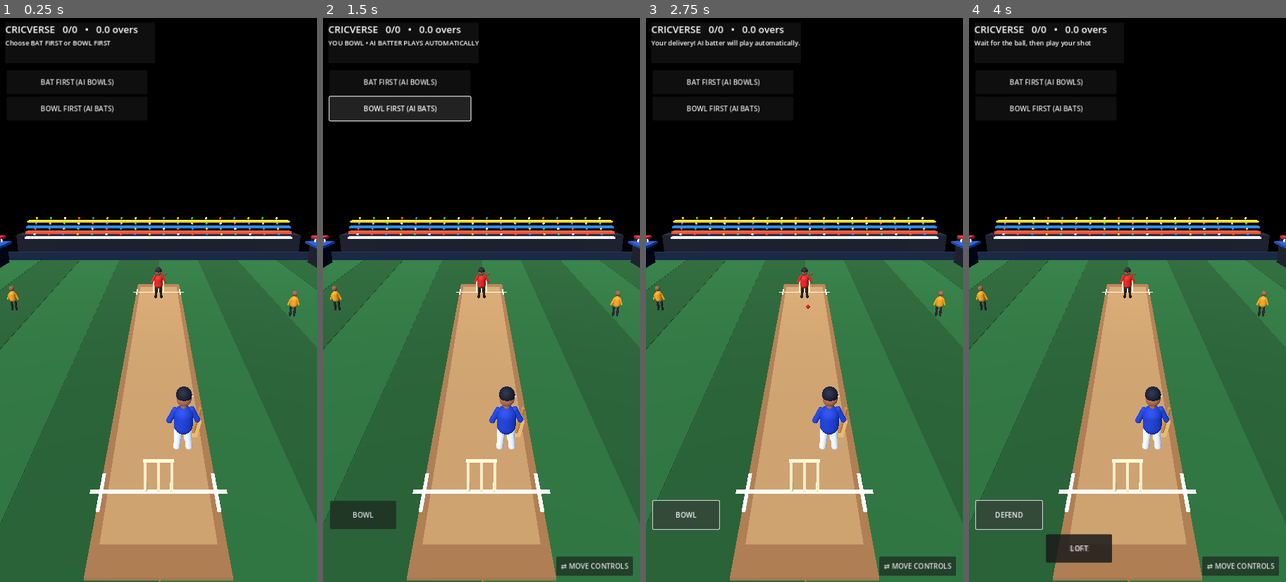
Above: before the commit, frames 1-4 (left to right).
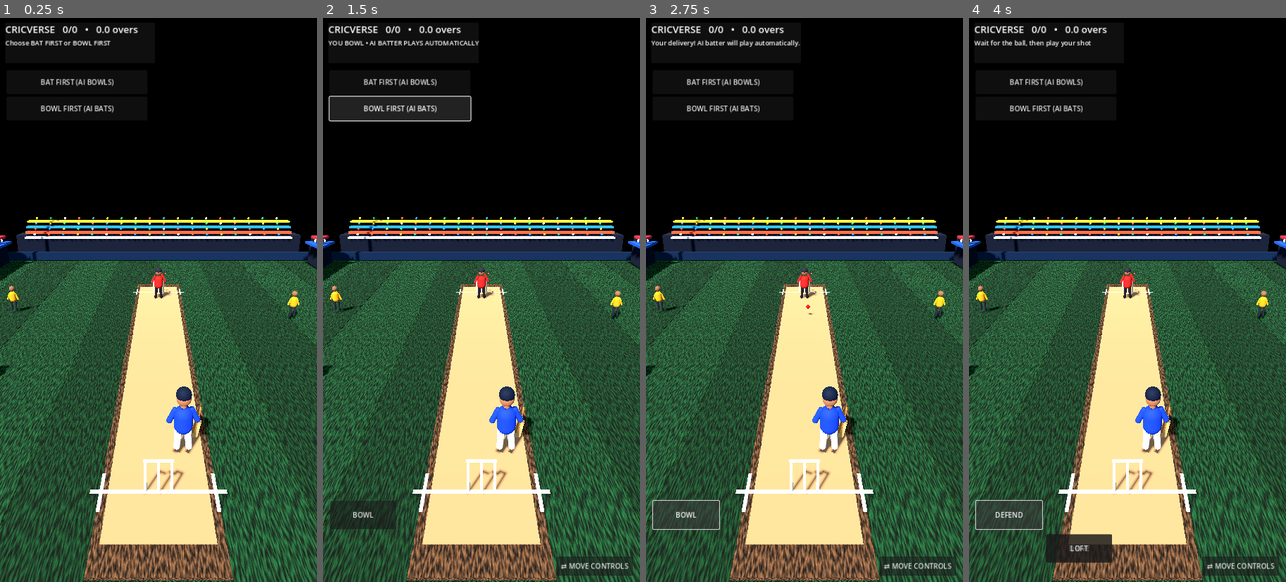
Above: after the commit, the same moments.

Repository: rakibbristy/boundary-cricket
Game: Godot game, scene res://main.tscn
The game is run twice, just before and just after one commit, with the same random seed, the same clock (stepped at 60 frames per second) and the same inputs.
Inputs:
- Up to frame 1 (0.25 s): no input
- Up to frame 2 (1.5 s): click "BAT FIRST (AI BOWLS)" at 0.5 s; click "BOWL FIRST (AI BATS)" at 1.25 s
- Up to frame 3 (2.75 s): click "BOWL" at 2 s
- Up to frame 4 (4 s): click "BAT FIRST (AI BOWLS)" at 2.75 s; click "DEFEND" at 3.5 s

The runs differ from the first frame. In frame 1, 41% of the frame differs, in the area x 0-100%, y 35-100%; in frame 2, 40%; in frame 3, 40%; in frame 4, 39%.

Commit message:
Add procedural turf and pitch surface textures with sun shadows

Diff:
--- a/cricverse/main.gd
+++ b/cricverse/main.gd
@@ -43,14 +43,20 @@
 	var sun := DirectionalLight3D.new()
 	sun.rotation_degrees = Vector3(-48, -28, 0)
 	sun.light_energy = 1.25
+	sun.shadow_enabled = true
+	sun.directional_shadow_max_distance = 48.0
 	add_child(sun)
 
-	_make_box("Ground", Vector3(0, -0.35, 0), Vector3(32, 0.5, 44), Color(0.10, 0.34, 0.16))
+	var ground := _make_box("Ground", Vector3(0, -0.35, 0), Vector3(32, 0.5, 44), Color(0.10, 0.34, 0.16))
+	ground.material_override = _surface_material(Color(0.13, 0.34, 0.12), 0.18, 18.0)
+	ground.cast_shadow = GeometryInstance3D.SHADOW_CASTING_SETTING_OFF
 	# Alternating mowing bands give the outfield depth without heavy textures.
 	for i in range(8):
 		var stripe_color := Color(0.13, 0.39, 0.19) if i % 2 == 0 else Color(0.10, 0.32, 0.15)
-		_make_box("Mowing_Stripe", Vector3(-13.8 + i * 3.95, -0.085, 0), Vector3(3.9, 0.025, 42.5), stripe_color)
-	_make_box("Pitch", Vector3(0, -0.04, 0), Vector3(3.2, 0.12, 22), Color(0.61, 0.42, 0.25))
+		var stripe := _make_box("Mowing_Stripe", Vector3(-13.8 + i * 3.95, -0.085, 0), Vector3(3.9, 0.025, 42.5), stripe_color)
+		stripe.material_override = _surface_material(stripe_color, 0.12, 12.0)
+	var pitch := _make_box("Pitch", Vector3(0, -0.04, 0), Vector3(3.2, 0.12, 22), Color(0.61, 0.42, 0.25))
+	pitch.material_override = _surface_material(Color(0.56, 0.37, 0.22), 0.22, 9.0)
 	_make_box("Pitch_Centre", Vector3(0, 0.025, 0), Vector3(2.75, 0.025, 20.5), Color(0.72, 0.55, 0.35))
 	for z in [-8.8, 8.8]:
 		_make_box("Crease", Vector3(0, 0.07, z), Vector3(3.7, 0.035, 0.12), Color(0.96, 0.94, 0.83))
@@ -81,6 +87,23 @@
 	node.material_override = mat
 	add_child(node)
 	return node
+
+func _surface_material(base_color: Color, noise_amount: float, uv_scale: float) -> StandardMaterial3D:
+	var noise := FastNoiseLite.new()
+	noise.noise_type = FastNoiseLite.TYPE_SIMPLEX
+	noise.frequency = 0.055
+	noise.fractal_octaves = 4
+	noise.fractal_gain = 0.48
+	var noise_image := noise.get_image(256, 256)
+	var texture := ImageTexture.create_from_image(noise_image)
+	var material := StandardMaterial3D.new()
+	material.albedo_color = base_color
+	material.albedo_texture = texture
+	material.roughness = 0.94
+	material.metallic = 0.0
+	material.uv1_scale = Vector3(uv_scale, uv_scale, 1.0)
+	material.texture_filter = BaseMaterial3D.TEXTURE_FILTER_LINEAR_WITH_MIPMAPS
+	return material
 
 func _mat(color: Color, metallic: float = 0.0, roughness: float = 0.8) -> StandardMaterial3D:
 	var material := StandardMaterial3D.new()
